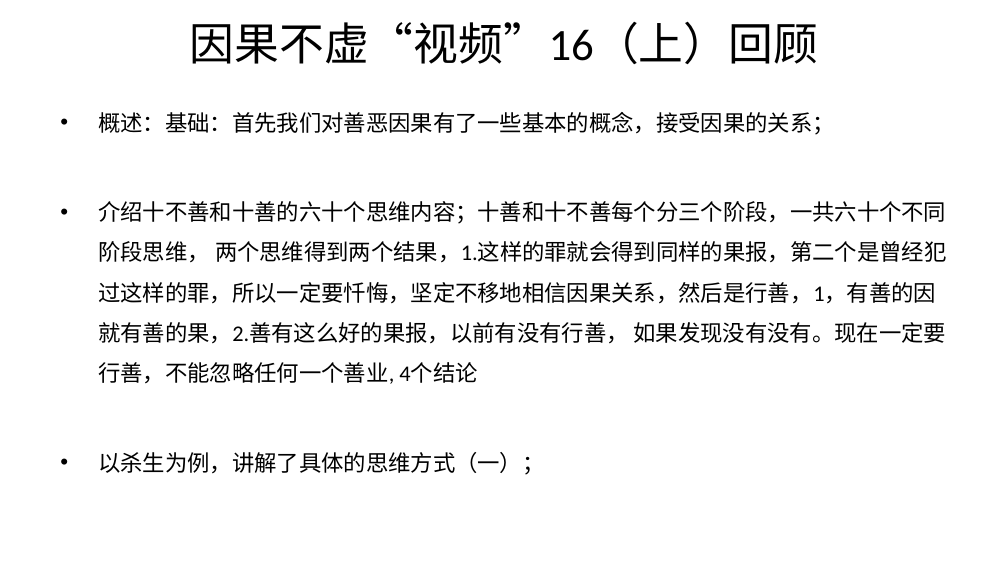
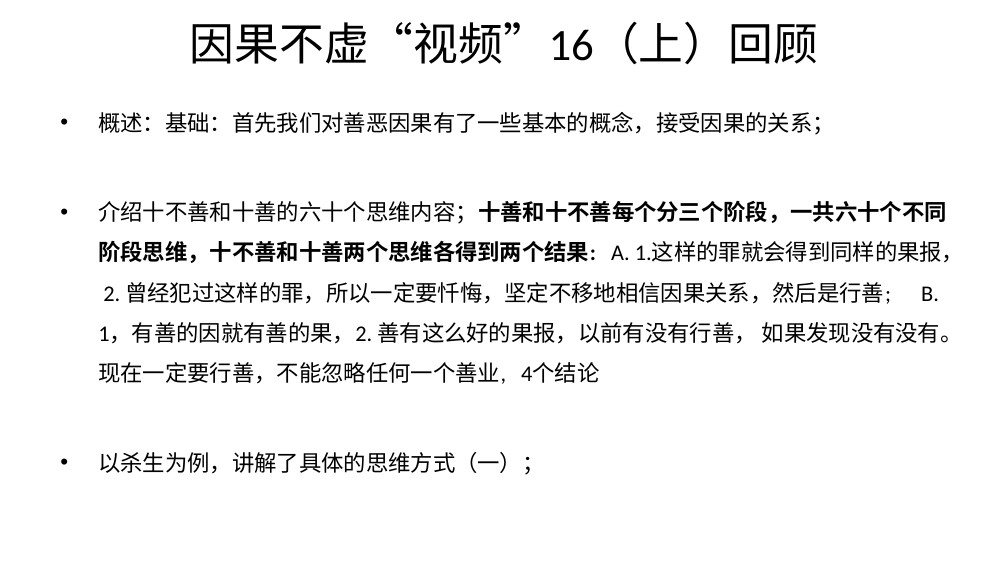
Before and after one commit to huidengvan/site1, a slide deck: slide 11 of static/f/up/因果不虚16.pptx. Drawn at 1008x567 pixels with LibreOffice and Linux fonts; fonts in the diff are those of the drawing; background and template pictures are left out. Boxes give left, top, right and bottom in pixels: in the first picture for what was removed or moved away, otherwise in the second. Text is boxed around its words. In the diff, an @@ line names an element or a change of style, - is before the commit and + after.

```diff
--- a/static/f/up/因果不虚16.pptx
+++ b/static/f/up/因果不虚16.pptx
@@ text at bbox=[98, 201, 964, 384]: text changed @@
-• 介绍十不善和十善的六十个思维内容；十善和十不善每个分三个阶段，一共六十个不同阶段思维， 两个思维得到两个结果，1.这样的罪就会得到同样的果报，第二个是曾经犯过这样的罪，所以一定要忏悔，坚定不移地相信因果关系，然后是行善，1，有善的因就有善的果，2.善有这么好的果报，以前有没有行善， 如果发现没有没有。现在一定要行善，不能忽略任何一个善业, 4个结论
+• 介绍十不善和十善的六十个思维内容；十善和十不善每个分三个阶段，一共六十个不同阶段思维，十不善和十善两个思维各得到两个结果: A. 1.这样的罪就会得到同样的果报， 2. 曾经犯过这样的罪，所以一定要忏悔，坚定不移地相信因果关系，然后是行善; B. 1，有善的因就有善的果，2. 善有这么好的果报，以前有没有行善， 如果发现没有没有。现在一定要行善，不能忽略任何一个善业, 4个结论
```
Also in this commit, not shown: 1 other slide changed, 1 other file.
